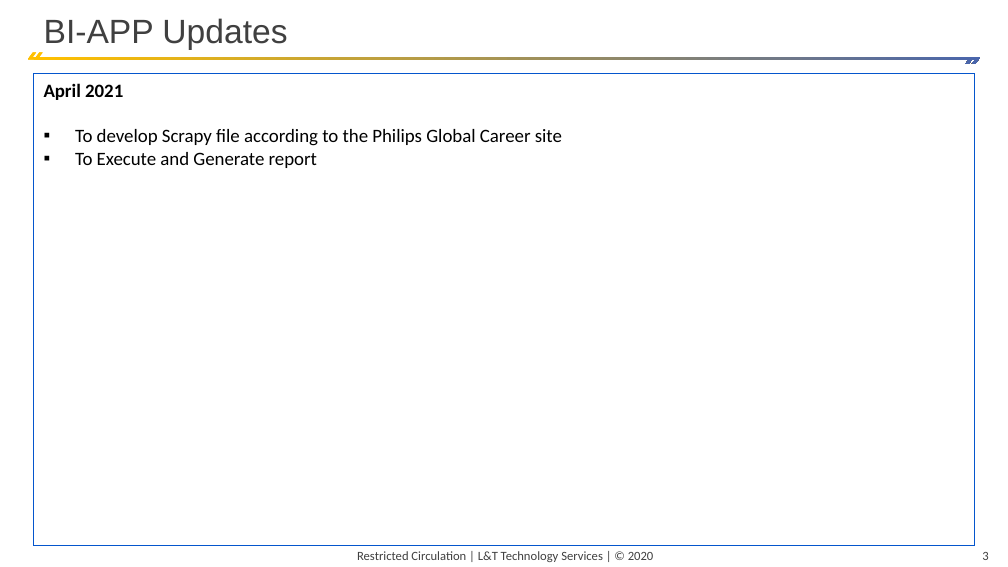
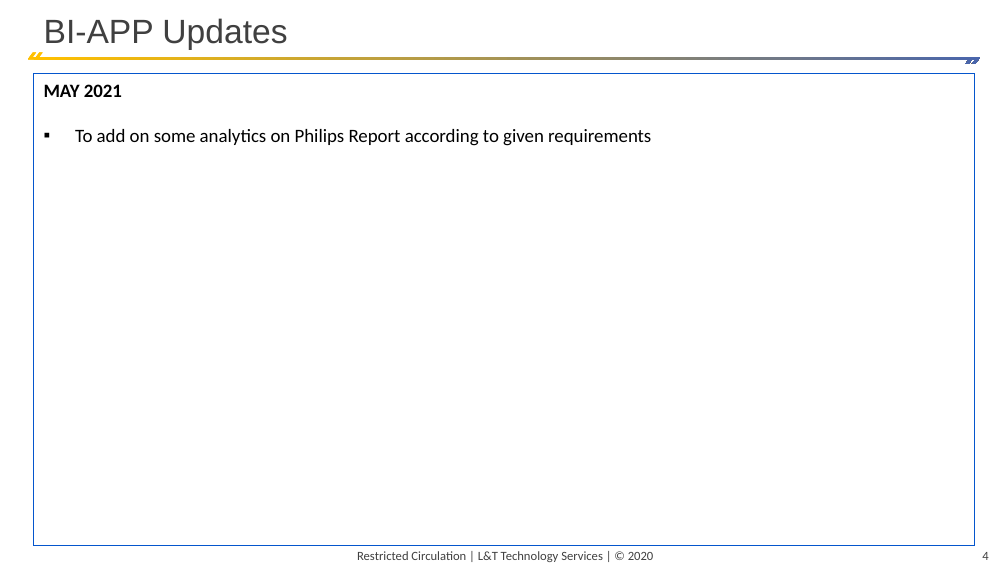
Before and after one commit to 99002543/transfer, a slide deck: slide 4 of Template for ET Monthly Managment Review.pptx (slide 3 before the commit). Drawn at 1008x567 pixels with LibreOffice and Linux fonts; fonts in the diff are those of the drawing. Boxes give left, top, right and bottom in pixels: in the first picture for what was removed or moved away, otherwise in the second. Text is boxed around its words. In the diff, an @@ line names an element or a change of style, - is before the commit and + after.

```diff
--- a/Template for ET Monthly Managment Review.pptx
+++ b/Template for ET Monthly Managment Review.pptx
@@ text in rectangle at [44,84,651,146]: text changed @@
-April 2021
-▪ To develop Scrapy file according to the Philips Global Career site
-▪ To Execute and Generate report
+MAY 2021
+▪ To add on some analytics on Philips Report according to given requirements
@@ page number at [982,552,988,560]: text changed @@
-3
+4
```
Also in this commit, not shown: 1 other slide changed, 1 slide added.
